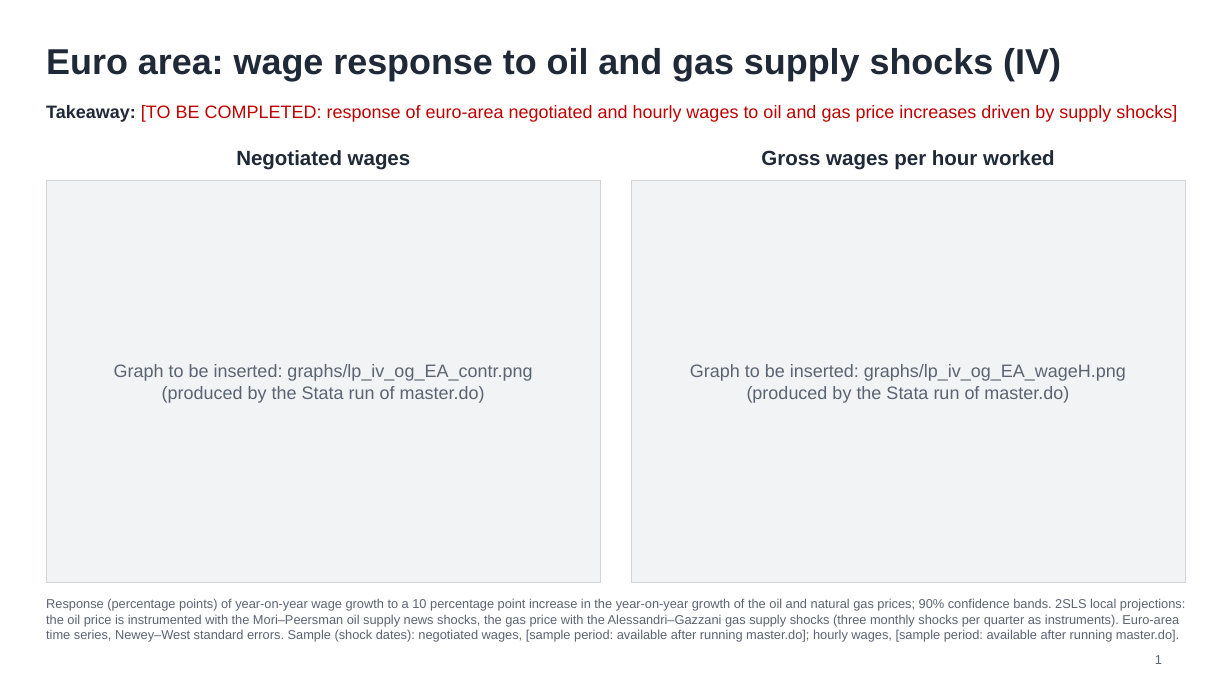
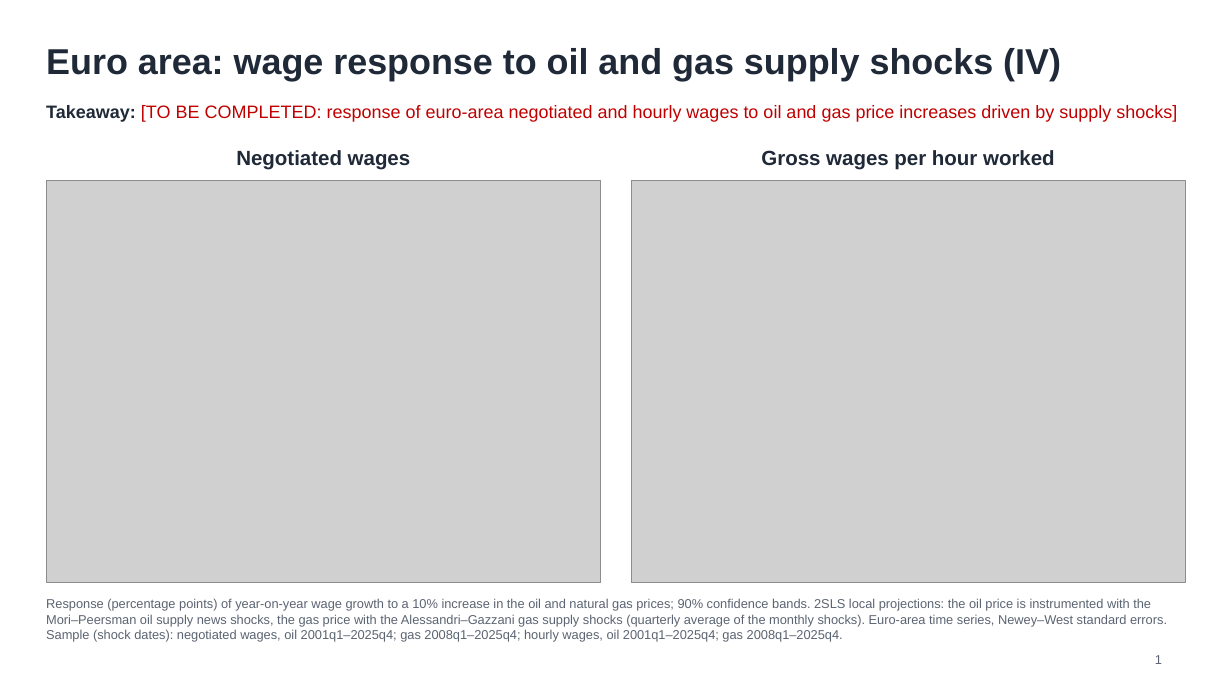
Before and after one commit to GaetanoBasso/2026_nota_drift, a slide deck: slide 1 of slides_drift.pptx. Drawn at 1232x693 pixels with LibreOffice and Linux fonts; fonts in the diff are those of the drawing; grey boxes stand for pictures. Boxes give left, top, right and bottom in pixels: in the first picture for what was removed or moved away, otherwise in the second. Text is boxed around its words. In the diff, an @@ line names an element or a change of style, - is before the commit and + after.

```diff
--- a/slides_drift.pptx
+++ b/slides_drift.pptx
@@ rectangle removed at [46,180,601,583] @@
-Graph to be inserted: graphs/lp_iv_og_EA_contr.png
-(produced by the Stata run of master.do)
@@ picture added at [46,180,601,583] @@
@@ rectangle removed at [631,180,1186,583] @@
-Graph to be inserted: graphs/lp_iv_og_EA_wageH.png
-(produced by the Stata run of master.do)
@@ picture added at [631,180,1186,583] @@
@@ text at [46,598,1167,642]: text changed @@
-Response (percentage points) of year-on-year wage growth to a 10 percentage point increase in the year-on-year growth of the oil and natural gas prices; 90% confidence bands. 2SLS local projections: the oil price is instrumented with the Mori–Peersman oil supply news shocks, the gas price with the Alessandri–Gazzani gas supply shocks (three monthly shocks per quarter as instruments). Euro-area time series, Newey–West standard errors. Sample (shock dates): negotiated wages, [sample period: available after running master.do]; hourly wages, [sample period: available after running master.do].
+Response (percentage points) of year-on-year wage growth to a 10% increase in the oil and natural gas prices; 90% confidence bands. 2SLS local projections: the oil price is instrumented with the Mori–Peersman oil supply news shocks, the gas price with the Alessandri–Gazzani gas supply shocks (quarterly average of the monthly shocks). Euro-area time series, Newey–West standard errors. Sample (shock dates): negotiated wages, oil 2001q1–2025q4; gas 2008q1–2025q4; hourly wages, oil 2001q1–2025q4; gas 2008q1–2025q4.
```
Also in this commit, not shown: 1 other slide changed, 9 other files.
